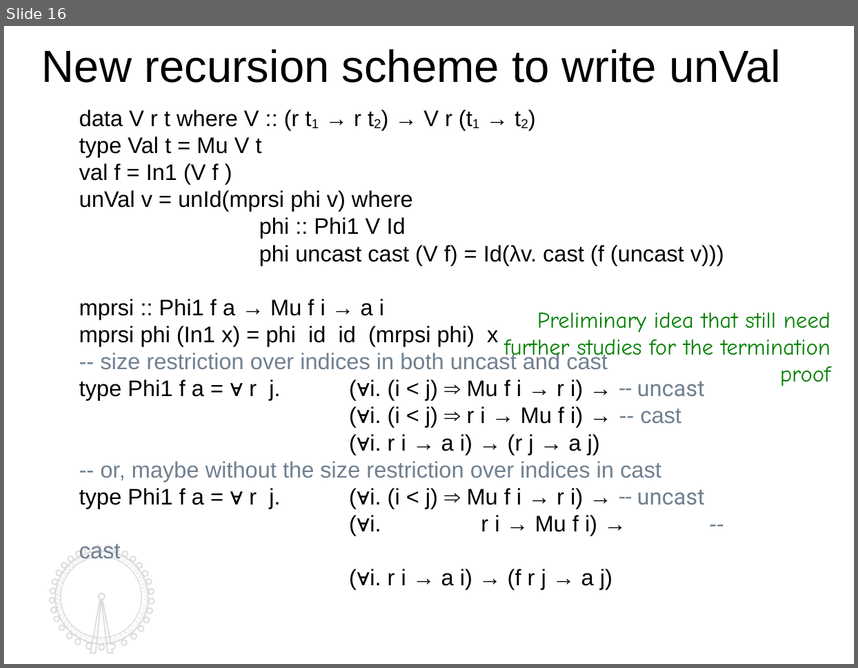
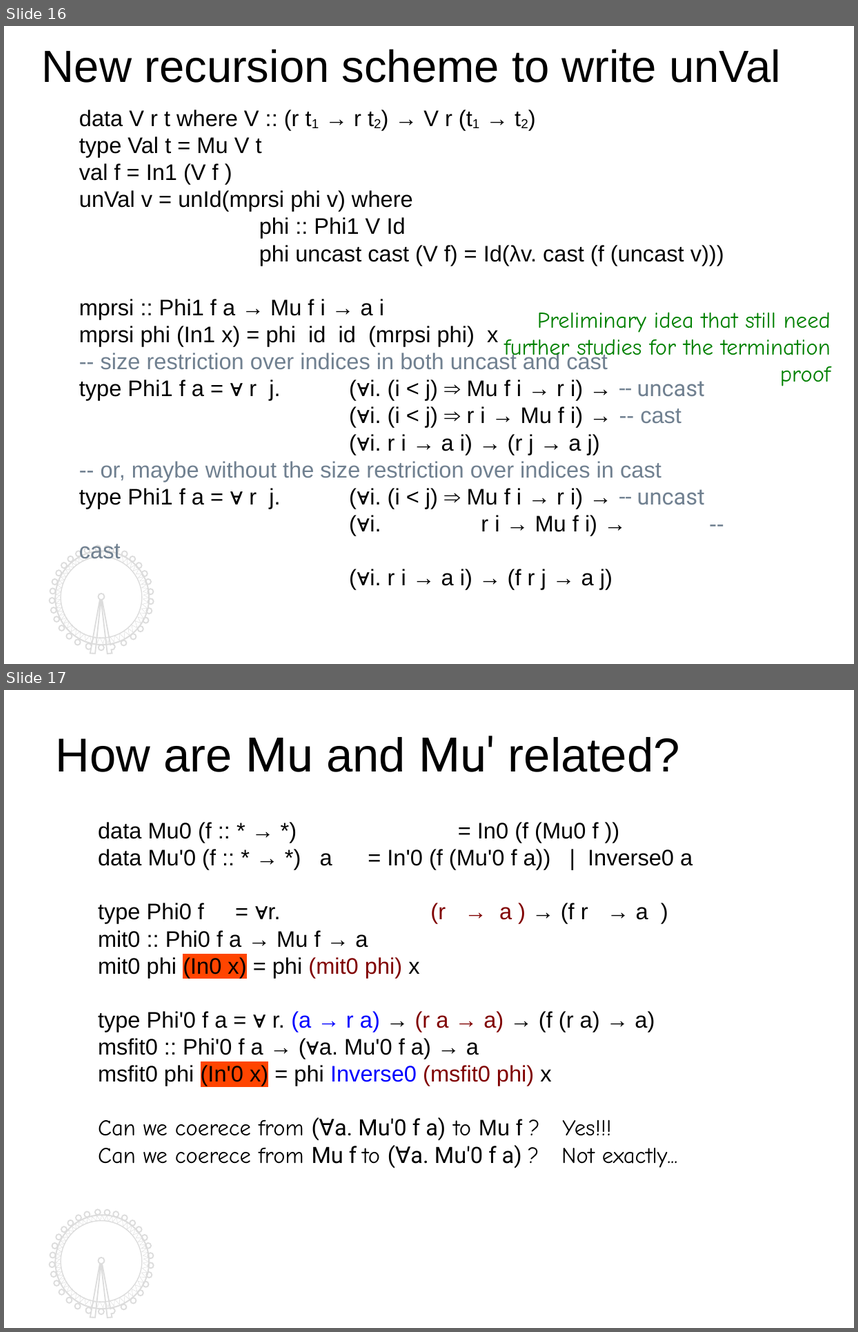
Before and after one commit to kyagrd/naxPapers, a slide deck: draft/TYPES13/ppt/myslide.odp. Shown one above the other, each under a label of ours: slide 16 before the commit, slides 16 and 17 after it. The pictures are 858x668 and 858x1332 pixels, drawn with LibreOffice and Linux fonts; fonts in the diff are those of the drawing. Boxes give left, top, right and bottom in pixels: in the first picture for what was removed or moved away, otherwise in the second. Text is boxed around its words. In the diff, an @@ line names an element or a change of style, - is before the commit and + after.

```diff
--- a/draft/TYPES13/ppt/myslide.odp
+++ b/draft/TYPES13/ppt/myslide.odp
@@ slide 17 added at [4, 690, 854, 1328], background #FFFFFF; not listed: 4 template elements that a slide beside it also shows @@
@@ text added at [55, 736, 680, 772], 38 pt, text #000000 @@
+How are Mu and Mu' related?
@@ text added at [98, 822, 693, 1168], 18 pt, text #000000 @@
+data Mu0 (f :: * → *) = In0 (f (Mu0 f ))
+data Mu'0 (f :: * → *) a = In'0 (f (Mu'0 f a)) | Inverse0 a
+type Phi0 f = ∀r. (r → a ) → (f r → a )
+mit0 :: Phi0 f a → Mu f → a
+mit0 phi (In0 x) = phi (mit0 phi) x
+type Phi'0 f a = ∀ r. (a → r a) → (r a → a) → (f (r a) → a)
+msfit0 :: Phi'0 f a → (∀a. Mu'0 f a) → a
+msfit0 phi (In'0 x) = phi Inverse0 (msfit0 phi) x
+Can we coerece from (∀a. Mu'0 f a) to Mu f ? Yes!!!
+Can we coerece from Mu f to (∀a. Mu'0 f a) ? Not exactly...
@@ slide 16 changed as well @@
@@ outline redrawn in 3 elements at [49, 546, 154, 654], [55, 551, 148, 644], [55, 551, 149, 645] @@
```
Also in this commit, not shown: 16 other slides changed, 3 other slides added.
